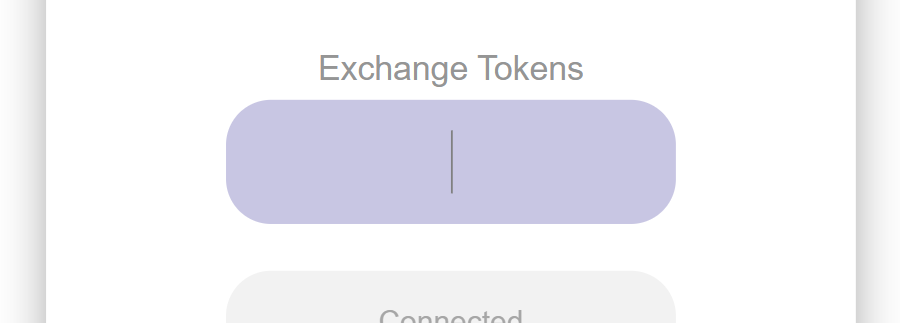
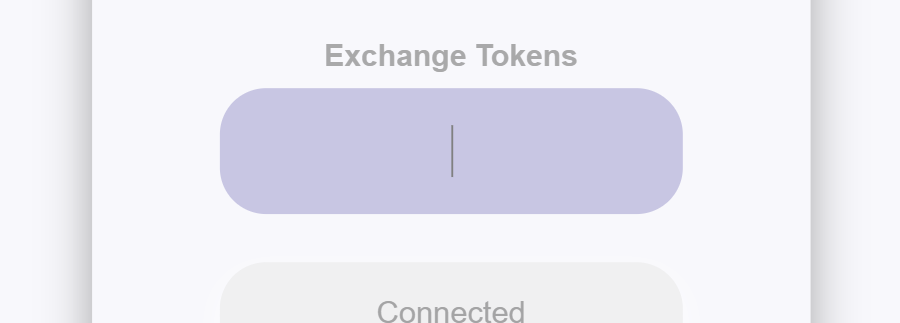
Revision of a layered 900×323 image; what changed, layer by layer:
added layer "Layer 4" above "Layer 3" over [0, 0, 900, 323]
